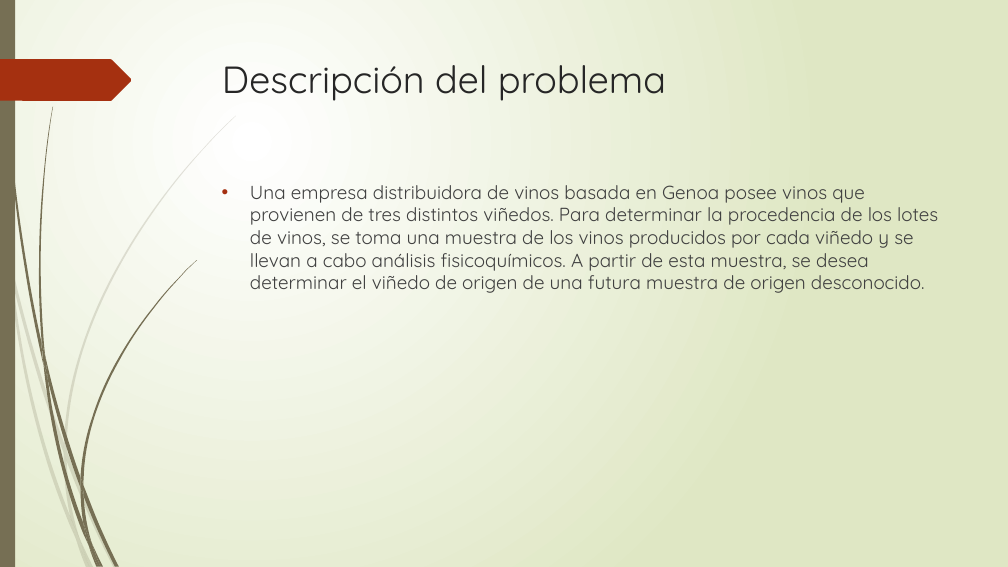
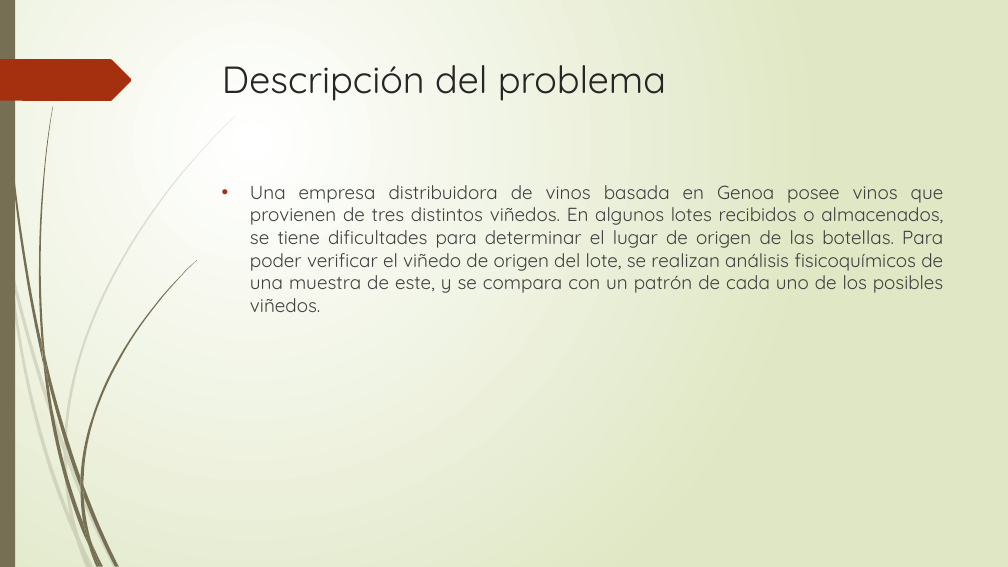
Before and after one commit to surizar2/Statistical-Learning, a slide deck: slide 4 of Proyecto/Presentación Proyecto SL1 surizar2.pptx. Drawn at 1008x567 pixels with LibreOffice and Linux fonts; fonts in the diff are those of the drawing. Boxes give left, top, right and bottom in pixels: in the first picture for what was removed or moved away, otherwise in the second. Text is boxed around its words. In the diff, an @@ line names an element or a change of style, - is before the commit and + after.

```diff
--- a/Proyecto/Presentación Proyecto SL1 surizar2.pptx
+++ b/Proyecto/Presentación Proyecto SL1 surizar2.pptx
@@ text at [250,185,944,312]: text changed @@
-• Una empresa distribuidora de vinos basada en Genoa posee vinos que provienen de tres distintos viñedos. Para determinar la procedencia de los lotes de vinos, se toma una muestra de los vinos producidos por cada viñedo y se llevan a cabo análisis fisicoquímicos. A partir de esta muestra, se desea determinar el viñedo de origen de una futura muestra de origen desconocido.
+• Una empresa distribuidora de vinos basada en Genoa posee vinos que provienen de tres distintos viñedos. En algunos lotes recibidos o almacenados, se tiene dificultades para determinar el lugar de origen de las botellas. Para poder verificar el viñedo de origen del lote, se realizan análisis fisicoquímicos de una muestra de este, y se compara con un patrón de cada uno de los posibles viñedos.
```
Also in this commit, not shown: 4 other slides changed, 1 slide added.
